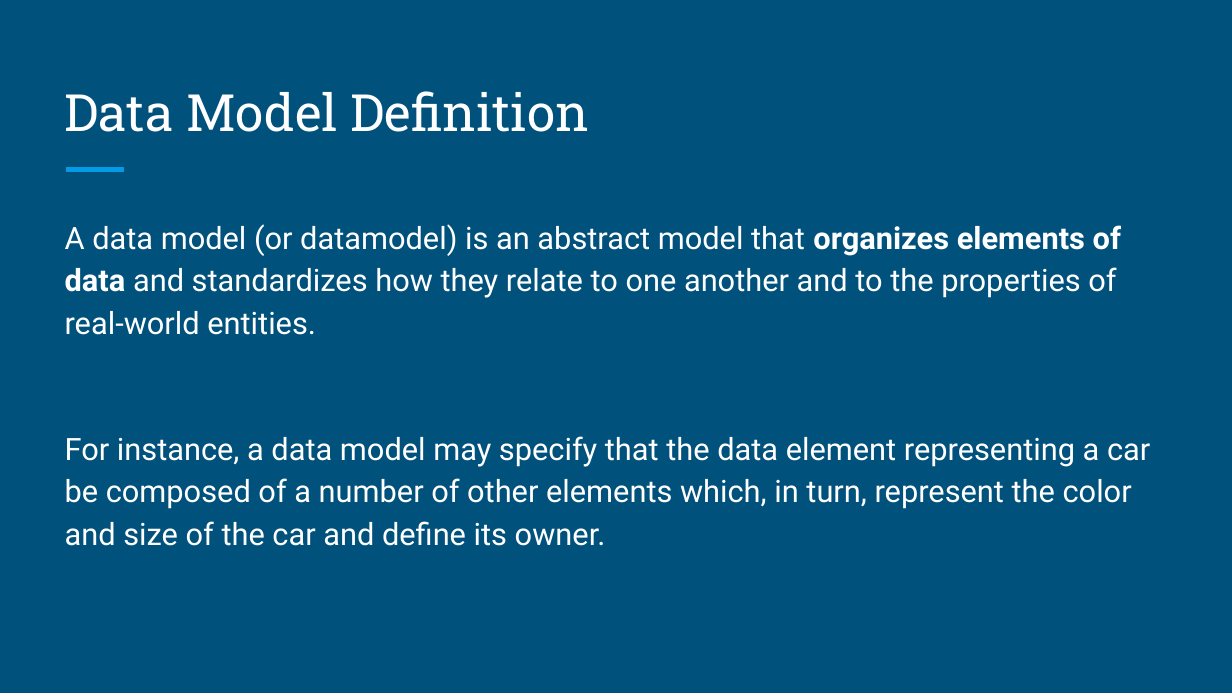
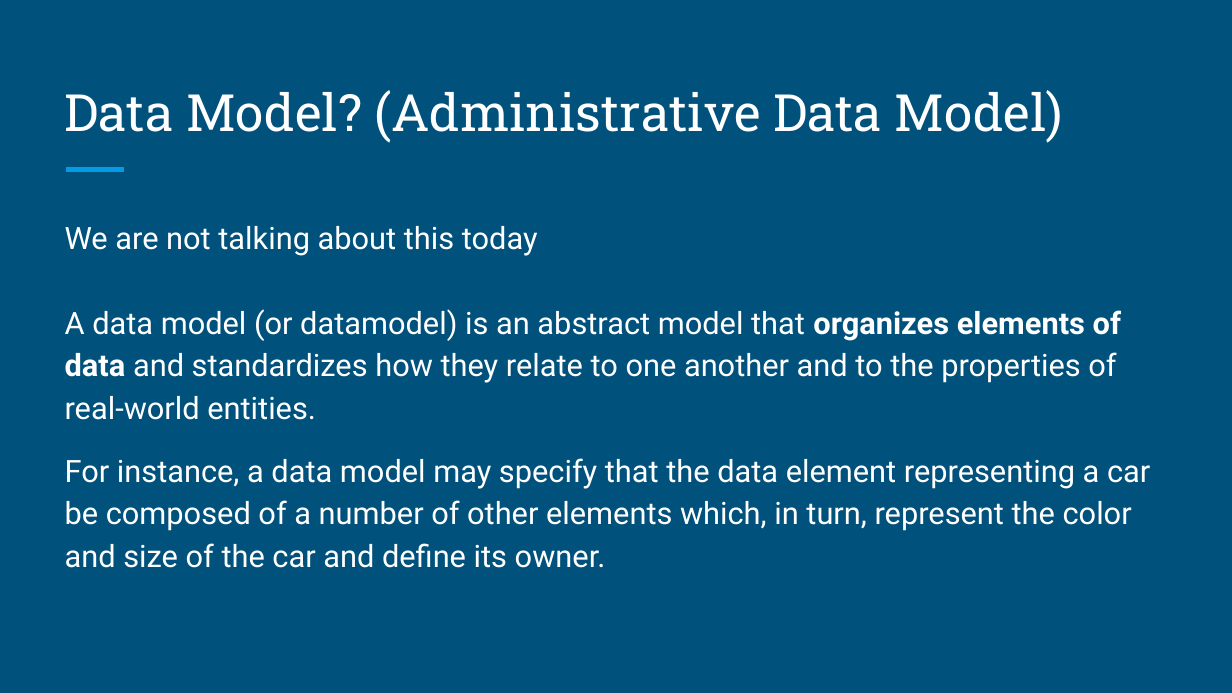
Before and after one commit to brandonyph/APB-Workshop-DataAnalyticsEssentials, a slide deck: slide 3 of Week 7-Model Basics and Building/Week 7-Model Basics and Building.pptx. Drawn at 1232x693 pixels with LibreOffice and Linux fonts; fonts in the diff are those of the drawing. Boxes give left, top, right and bottom in pixels: in the first picture for what was removed or moved away, otherwise in the second. Text is boxed around its words. In the diff, an @@ line names an element or a change of style, - is before the commit and + after.

Commit message:
Updated W7

```diff
--- a/Week 7-Model Basics and Building/Week 7-Model Basics and Building.pptx
+++ b/Week 7-Model Basics and Building/Week 7-Model Basics and Building.pptx
@@ title at bbox=[65, 90, 1063, 143]: text changed @@
-Data Model Definition
+Data Model? (Administrative Data Model)
@@ text at bbox=[65, 226, 538, 256]: paragraph added @@
+We are not talking about this today
```
Also in this commit, not shown: 5 other slides changed, 8 slides added.
